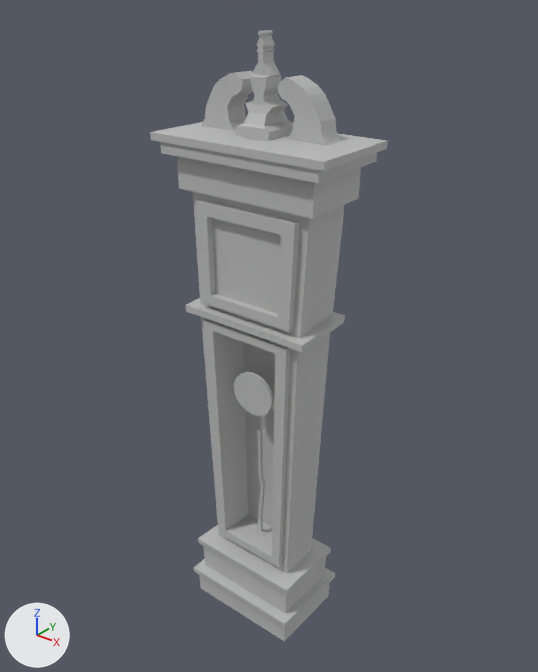
The FBX model Assets/3D Assets/Wohnbereich/Standuhr.fbx, before and after one commit.
Both versions are drawn from a camera (50 mm lens) standing at (2.55, -3.14, 4.01) and looking at (-0.03, 0.09, 2.01). The lights are fixed; the arrows at lower left show +X, +Y and +Z. Where no turn or scale is listed for an object, it has been applied to the vertices.

In view in the first picture: 'standuhr', 'uhr mit pendel'.
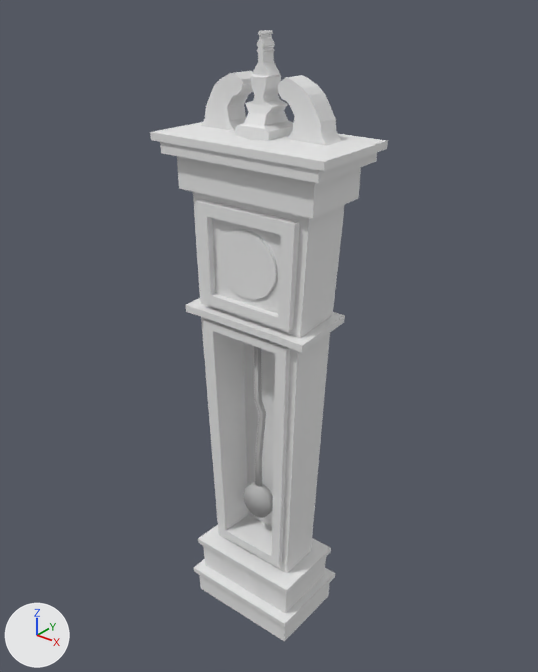
Where the change shows, as pixel boxes (x1, y1, x2, y2) in the pictures (538 x 672 px):
'standuhr', recoloured
    both: (150, 30, 388, 641)
'ziffernblatt', added
    after: (217, 230, 277, 299)
'uhr mit pendel', deleted
    before: (234, 372, 274, 537)
'pendel', added
    after: (243, 346, 273, 518)

What the commit changed:
Material 'standuhr' (mat_standuhr) is new.
Its base color is (0.8, 0.8, 0.8) (white #e7e7e7).
Its roughness is 0.69.
Material 'ziffernblatt' (mat_ziffernblatt) is new.
Its base color is (0.8, 0.8, 0.8) (white #e7e7e7).
Its roughness is 0.69.
me_untitled has 590 vertices, 582 faces and spans x -0.59..0.58, y -0.29..0.35, z 0.0..3.76.
me_untitled no longer uses material mat_lambert1 (grey #bcbcbc).
me_untitled now uses material mat_standuhr (white #e7e7e7).
Mesh me_untitled_002 is new.
It has 56 vertices, 69 faces and spans x -0.117..0.111, y -0.079..-0.025, z 0.585..1.985.
It uses material mat_lambert1 (grey #bcbcbc).
Mesh me_untitled_003 is new.
It has 65 vertices, 64 faces and spans x -0.214..0.216, y -0.158..-0.123, z 2.353..2.751.
It uses material mat_ziffernblatt (white #e7e7e7).
Object 'uhr mit pendel' (ob_uhr_mit_pendel) is deleted.
Object 'pendel' (ob_pendel) is new; it shows me_untitled_002.
Its location is (0.0, 0.0, 0.147).
Object 'ziffernblatt' (ob_ziffernblatt) is new; it shows me_untitled_003.
Its location is (0.0, 0.0, 0.0).
